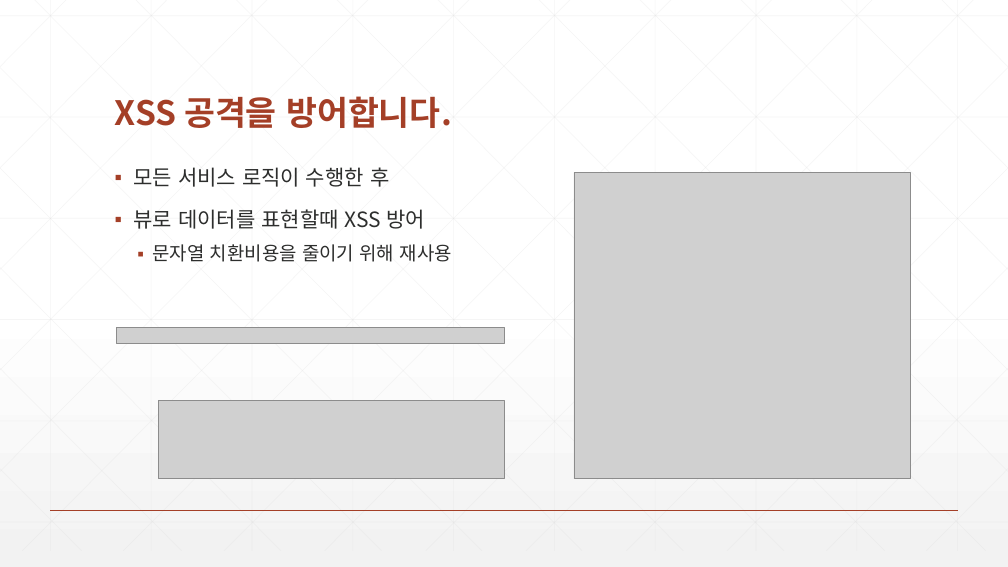
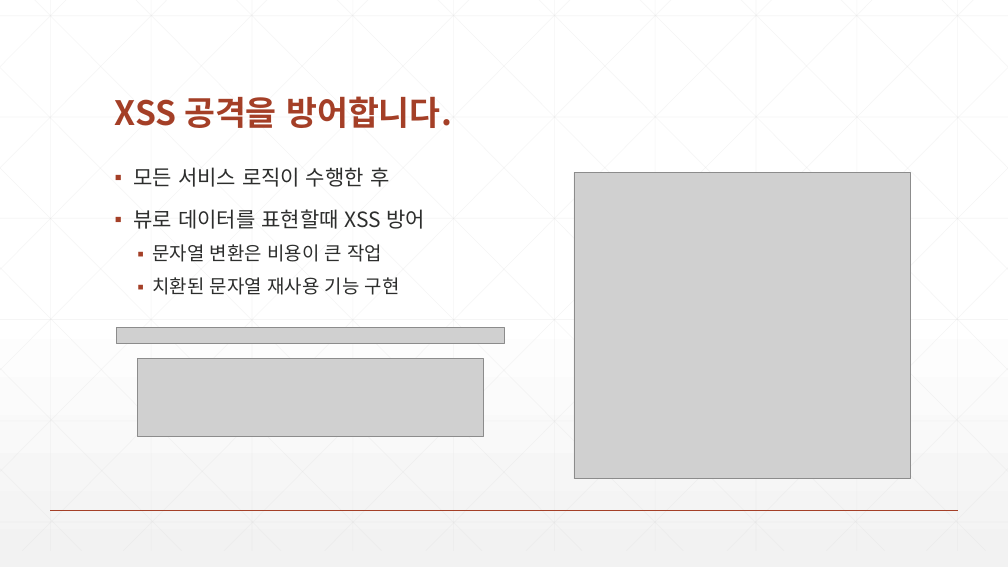
Before and after one commit to zeroshift01/code5, a slide deck: slide 5 of inflearn02/doc/2.(심화)XSS 공격을 방어합니다.pptx (slide 3 before the commit). Drawn at 1008x567 pixels with LibreOffice and Linux fonts; fonts in the diff are those of the drawing; grey boxes stand for pictures. Boxes give left, top, right and bottom in pixels: in the first picture for what was removed or moved away, otherwise in the second. Text is boxed around its words. In the diff, an @@ line names an element or a change of style, - is before the commit and + after.

```diff
--- a/inflearn02/doc/2.(심화)XSS 공격을 방어합니다.pptx
+++ b/inflearn02/doc/2.(심화)XSS 공격을 방어합니다.pptx
@@ text at (152,244,400,295): text changed @@
-  ▪ 문자열 치환비용을 줄이기 위해 재사용
+  ▪ 문자열 변환은 비용이 큰 작업
+  ▪ 치환된 문자열 재사용 기능 구현
@@ picture: place and size @@
-picture at (158,401,504,479)
+picture at (138,358,483,436)
```
Also in this commit, not shown: 1 other slide changed, 2 slides added.
